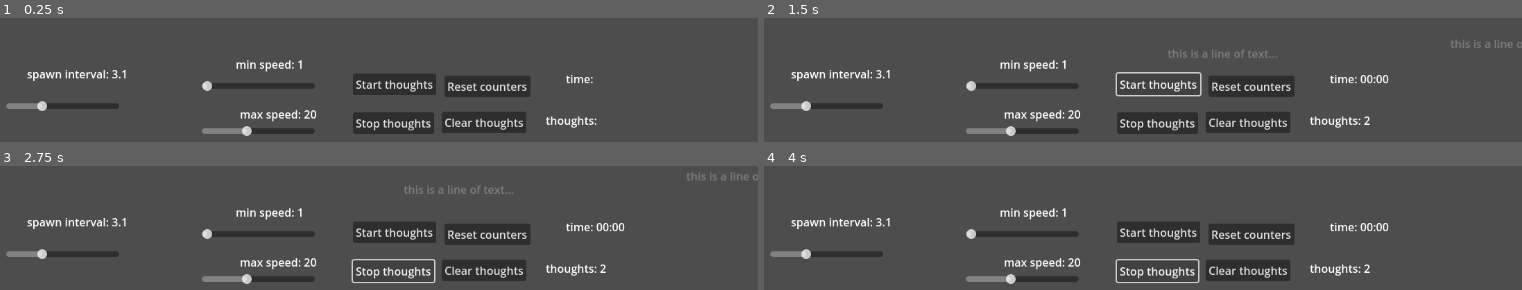
Above: before the commit, frames 1-4 (two rows, left to right).
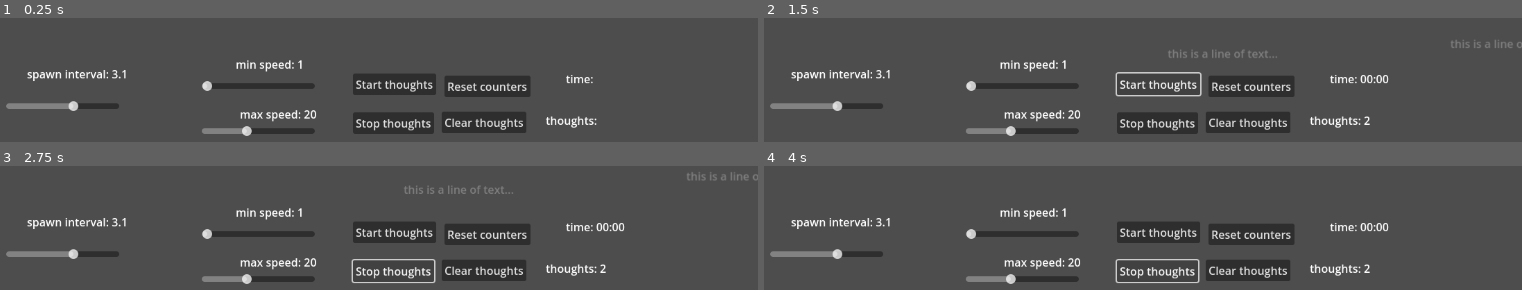
Above: after the commit, the same moments.

Repository: iscke/big-brainifier
Game: Godot game, scene res://main.tscn
The game is run twice, just before and just after one commit, with the same random seed, the same clock (stepped at 60 frames per second) and the same inputs.
Inputs:
- Up to frame 1 (0.25 s): no input
- Up to frame 2 (1.5 s): click "Start thoughts" at 0.5 s; click "Start thoughts" at 1.25 s
- Up to frame 3 (2.75 s): click "Stop thoughts" at 2 s
- Up to frame 4 (4 s): click "Clear thoughts" at 2.75 s; click "Stop thoughts" at 3.5 s

The runs differ from the first frame. In frame 1, 0.3% of the frame differs, in the area x 4-11%, y 66-75%; in frame 2, 0.3%; in frame 3, 0.3%; in frame 4, 0.3%.

Commit message:
5 sec max

Diff:
--- a/main.tscn
+++ b/main.tscn
@@ -47,7 +47,7 @@
 offset_right = 231.0
 offset_bottom = 597.0
 min_value = 0.1
-max_value = 10.0
+max_value = 5.0
 step = 0.1
 value = 3.1
 
